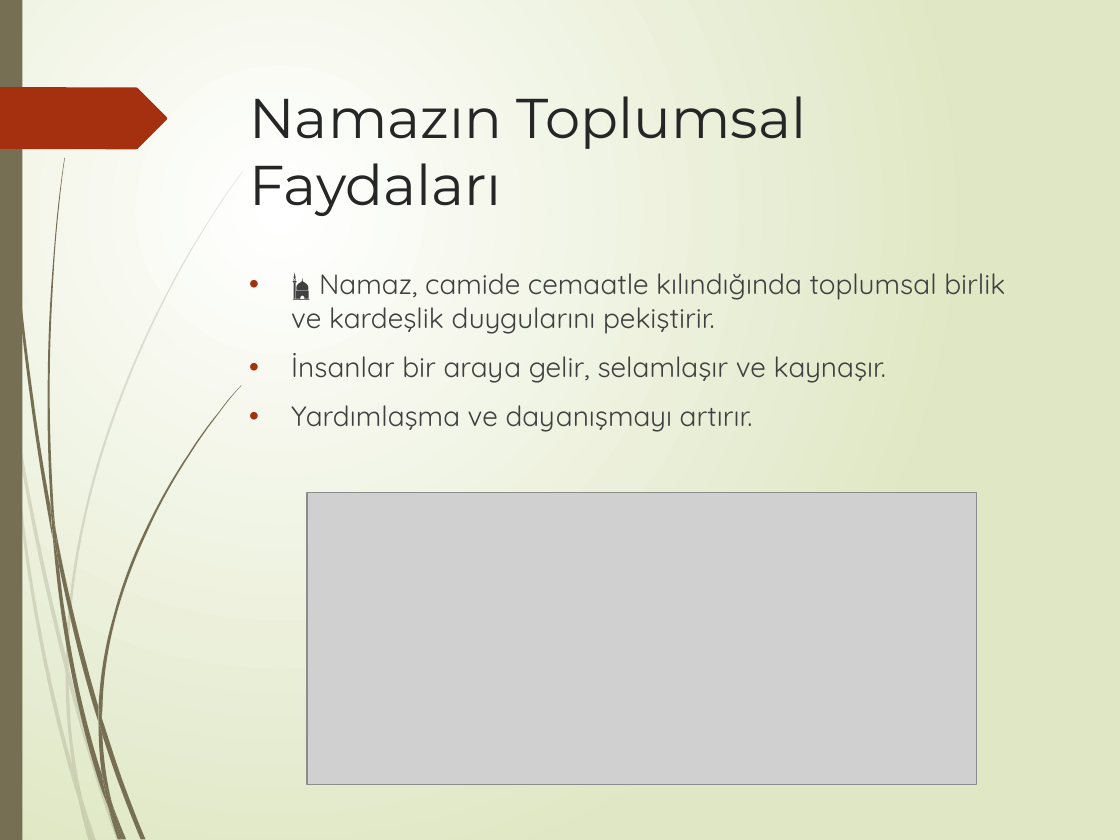
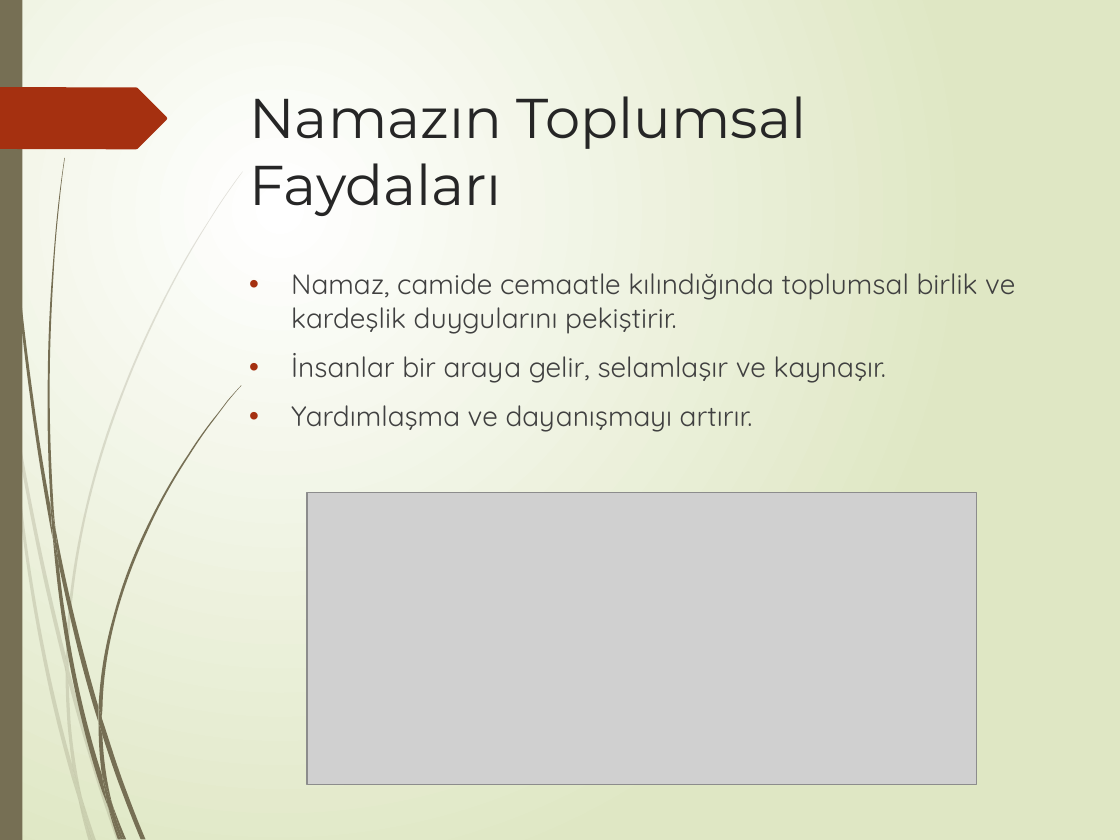
Before and after one commit to msakkaya06/msakkaya, a slide deck: slide 10 of namaz/Namaz_Sunumu.pptx. Drawn at 1120x840 pixels with LibreOffice and Linux fonts; fonts in the diff are those of the drawing; grey boxes stand for pictures. Boxes give left, top, right and bottom in pixels: in the first picture for what was removed or moved away, otherwise in the second. Text is boxed around its words. In the diff, an @@ line names an element or a change of style, - is before the commit and + after.

```diff
--- a/namaz/Namaz_Sunumu.pptx
+++ b/namaz/Namaz_Sunumu.pptx
@@ text at bbox=[291, 273, 1015, 334]: text changed @@
-• 🕌 Namaz, camide cemaatle kılındığında toplumsal birlik ve kardeşlik duygularını pekiştirir.
+• Namaz, camide cemaatle kılındığında toplumsal birlik ve kardeşlik duygularını pekiştirir.
```
Also in this commit, not shown: 9 other slides changed, 20 other files.
